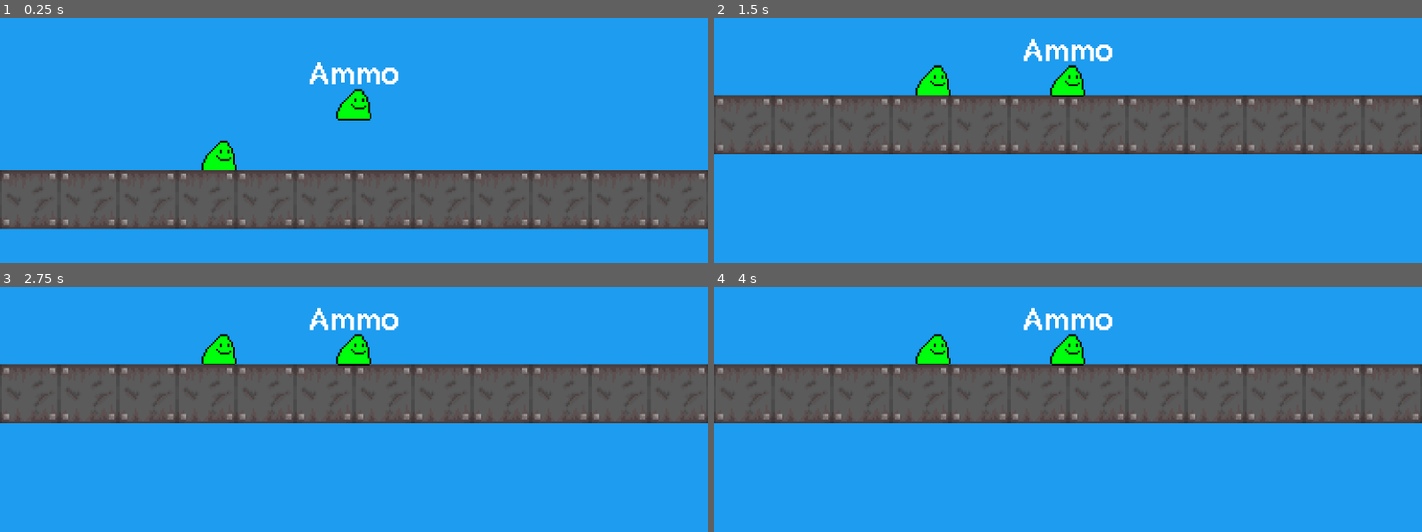
Above: before the commit, frames 1-4 (two rows, left to right).
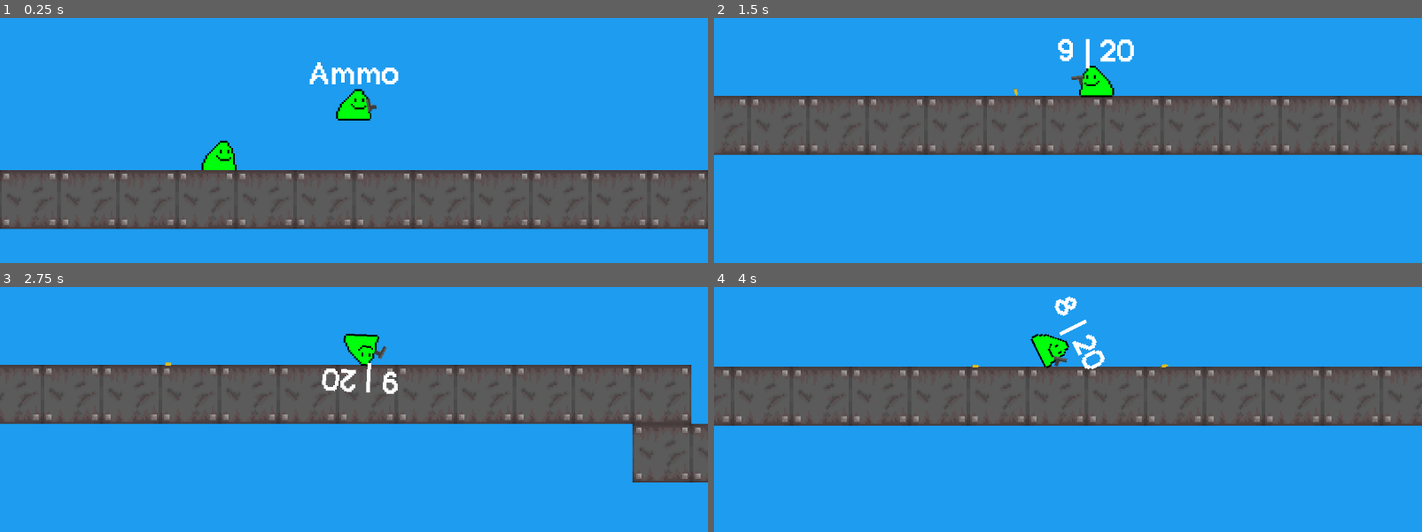
Above: after the commit, the same moments.

Repository: a0fefd/blobs-with-guns-remastered
Game: Godot game, scene res://scenes/levels/world.tscn
The game is run twice, just before and just after one commit, with the same random seed, the same clock (stepped at 60 frames per second) and the same inputs.
Inputs (mouse positions are in pixels of both pictures, inside the frame that each line leads up to):
- Up to frame 1 (0.25 s): no input
- Up to frame 2 (1.5 s): move the mouse to (1223, 62) at 0.52 s; hold F (focus) 0.53-1.28 s; move the mouse to (926, 101) at 1.27 s; click (926, 101) at 1.35 s
- Up to frame 3 (2.75 s): tap F (focus) at 1.55 s; move the mouse to (outside the picture) at 2.02 s; hold F (focus) from 2.03 s (still down)
- Up to frame 4 (4 s): move the mouse to (1032, 429) at 2.77 s; release F (focus) at 2.78 s; tap F (focus) at 2.85, 3.8 s; move the mouse to (1280, 409) at 3.52 s; press the mouse at (1280, 409) at 3.53 s

The runs differ from the first frame. In frame 1, less than 0.1% of the frame differs, in the area x 51-54%, y 32-39%; in frame 2, 5.2%; in frame 3, 7.6%, in the area x 0-100%, y 8-80%; in frame 4, 6.8%.
Error before the commit: Parse Error: Identifier "focus_time_scale" not declared in the current scope. (res://scripts/player.gd:26)

Commit message:
Move slomo code to player.gd

Diff:
--- a/scripts/gun.gd
+++ b/scripts/gun.gd
@@ -15,7 +15,6 @@
 @export var shotgun := false
 @export var num_bullets: int = 10
 @export var shotgun_spread: = 40
-@export var focus_time_scale: float = 0.2
 @export var shell: PackedScene = preload("res://scenes/guns/shell.tscn")
 @export var bullet: PackedScene = preload("res://scenes/guns/bullet.tscn")
 
--- a/scripts/player.gd
+++ b/scripts/player.gd
@@ -3,6 +3,7 @@
 
 
 @export var gun: PackedScene = preload("res://scenes/guns/gun.tscn")
+@export var focus_time_scale: float = 0.2
 
 var guns := []
 var equipped_gun = null
